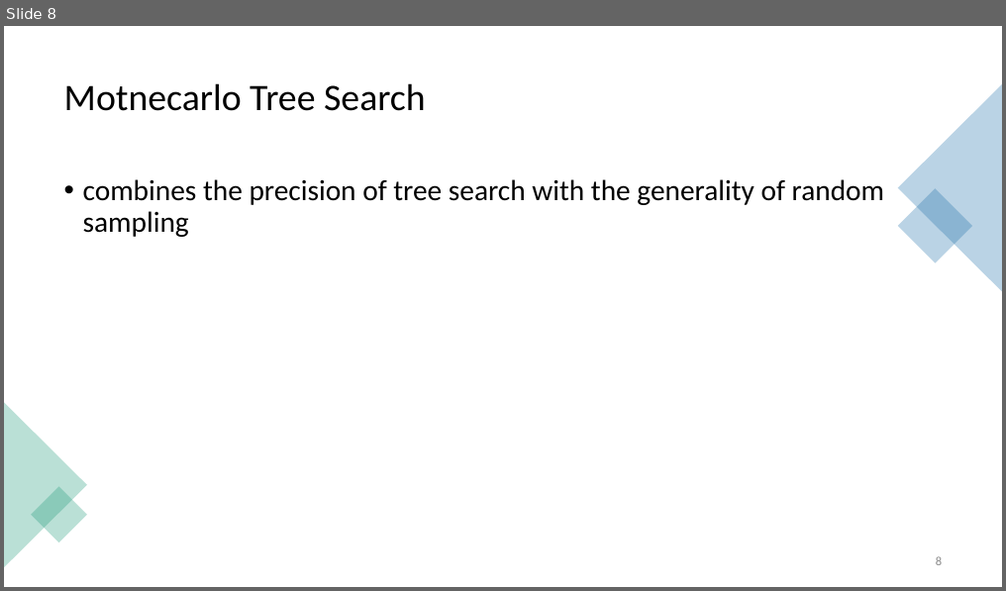
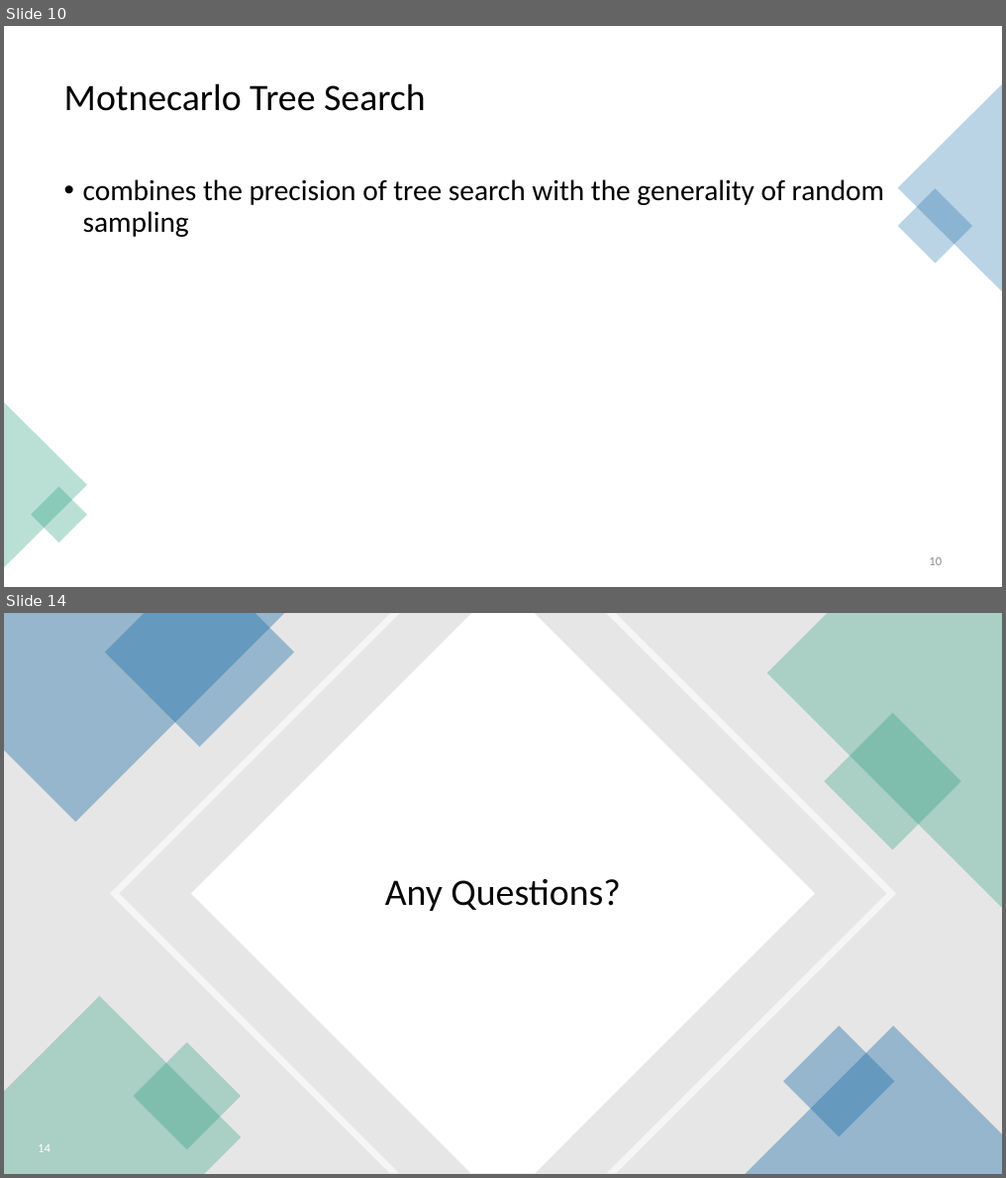
Before and after one commit to Brebeck-Jan/chessmaster, a slide deck: Präsentationen/Zwischen_Präse/Chessmaster_Zwischenpräsentation.pptx. Shown one above the other, each under a label of ours: slide 8 before the commit, slides 10 and 14 after it; the slides between them are not shown. The pictures are 1006x591 and 1006x1178 pixels, drawn with LibreOffice and Linux fonts; fonts in the diff are those of the drawing. Boxes give left, top, right and bottom in pixels: in the first picture for what was removed or moved away, otherwise in the second. Text is boxed around its words. In the diff, an @@ line names an element or a change of style, - is before the commit and + after.

```diff
--- a/Präsentationen/Zwischen_Präse/Chessmaster_Zwischenpräsentation.pptx
+++ b/Präsentationen/Zwischen_Präse/Chessmaster_Zwischenpräsentation.pptx
@@ slide 14 added at <box>4,613,1002,1174</box>, background #FFFFFF @@
@@ rectangle added at <box>4,613,1002,1174</box>, fill #E7E6E6 @@
@@ freeform shape added at <box>4,613,284,822</box>, fill #1D6FA9 at 40% opacity @@
@@ freeform shape added at <box>105,613,294,747</box>, fill #1D6FA9 at 40% opacity @@
@@ freeform shape added at <box>110,613,896,1174</box>, fill #FFFFFF at 60% opacity @@
@@ freeform shape added at <box>191,613,815,1174</box>, fill #FFFFFF @@
@@ freeform shape added at <box>767,613,1002,908</box>, fill #1D9A78 at 30% opacity @@
@@ rectangle added at <box>824,713,961,851</box>, fill #1D9A78 at 30% opacity @@
@@ title added at <box>385,879,620,911</box>, 36 pt, text #080808 @@
+Any Questions?
@@ freeform shape added at <box>4,997,241,1174</box>, fill #1D9A78 at 30% opacity @@
@@ freeform shape added at <box>745,1026,1002,1174</box>, fill #1D6FA9 at 40% opacity @@
@@ rectangle added at <box>783,1026,895,1137</box>, fill #1D6FA9 at 40% opacity @@
@@ rectangle added at <box>134,1043,242,1151</box>, fill #1D9A78 at 30% opacity @@
@@ page number added at <box>38,1145,51,1153</box>, 12 pt, text #FFFFFF @@
+14
@@ what was slide 8 is now slide 10 @@
@@ page number at <box>929,558,942,566</box>: text changed @@
-8
+10
```
Also in this commit, not shown: 8 other slides added, 3 slides removed.
